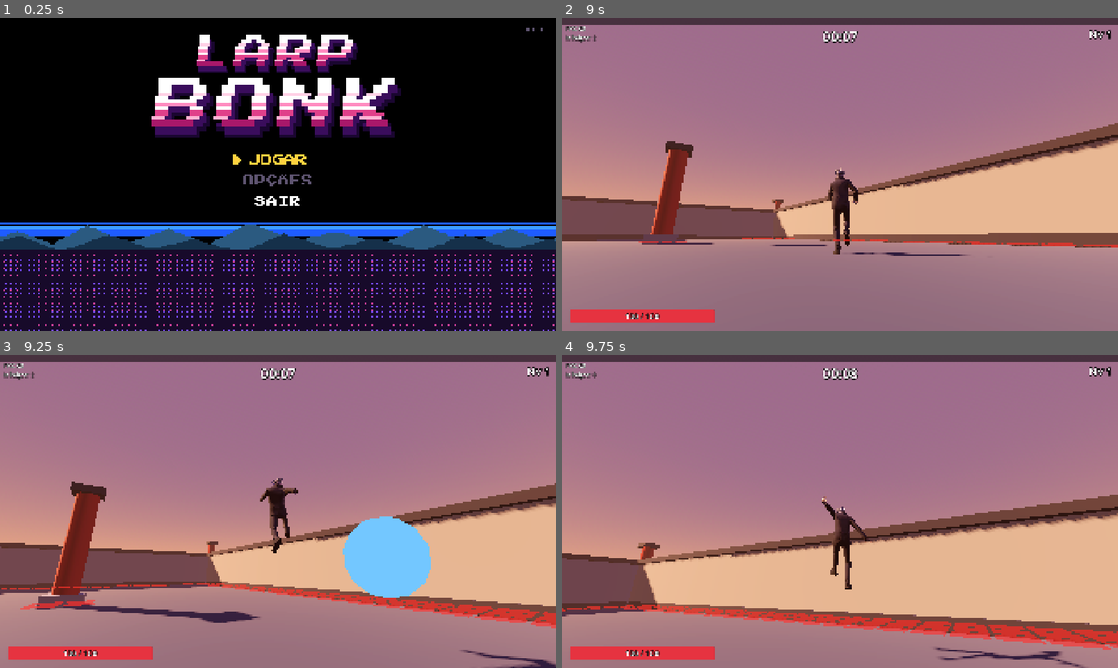
Above: before the commit, frames 1-4 (two rows, left to right).
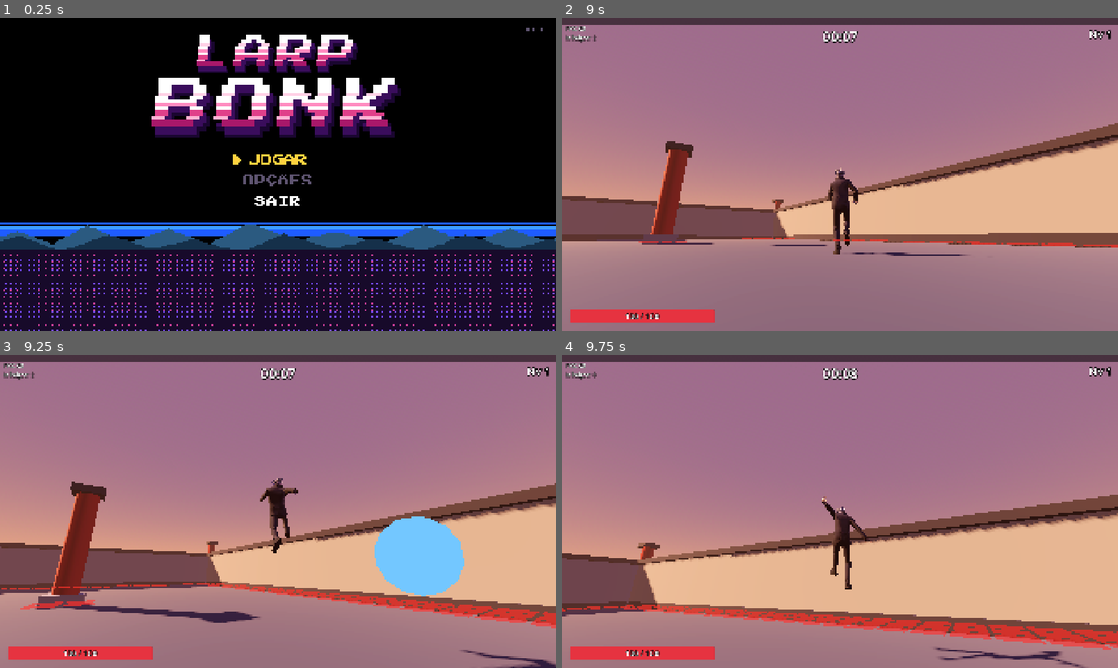
Above: after the commit, the same moments.

Repository: SamueLVitor1/larpbonk
Game: Godot game, scene res://ui/menus/main_menu/main_menu.tscn
Two runs of this game, one before a commit and one after it. Both use one fixed random seed, a clock stepped at 60 frames per second and the inputs below.
Inputs (mouse positions are in pixels of both pictures, inside the frame that each line leads up to):
- Up to frame 1 (0.25 s): no input
- Up to frame 2 (9 s): click "JOGAR" at 0.5 s; click "COMEÇAR" at 1.25 s; tap Enter at 2 s; move the mouse to (867, 174) at 2.02 s; hold R (lock_on) 2.03-2.78 s; hold W (move_forward) 2.03-7.28 s; tap Space (jump) at 2.27, 3.02, 4.52, 5.27, 6.02, 7.52, 8.27 s; move the mouse to (812, 174) at 2.77 s; tap K at 2.85, 5.1, 7.35 s; move the mouse to (851, 168) at 3.52 s; tap G at 3.6, 5.85, 8.1 s; move the mouse to (834, 180) at 4.27 s; tap R (lock_on) at 4.35, 8.85 s; move the mouse to (878, 177) at 5.02 s; move the mouse to (795, 171) at 5.77 s; move the mouse to (845, 174) at 6.52 s; hold R (lock_on) 6.53-7.28 s; move the mouse to (817, 168) at 7.27 s; hold D (move_right) 7.28-8.03 s; move the mouse to (867, 174) at 8.02 s; hold W (move_forward) from 8.03 s (still down); move the mouse to (812, 174) at 8.77 s
- Up to frame 3 (9.25 s): keep holding W (move_forward); tap Space (jump) at 9.02 s
- Up to frame 4 (9.75 s): keep holding W (move_forward); move the mouse to (851, 505) at 9.52 s; tap K at 9.6 s

Frames 1-2 are identical in both runs. In frame 3, 2.9% of the frame differs, in the area x 61-84%, y 51-78%; in frame 4, nothing differs.

Commit message:
feat: inimigos escorregam nos obstáculos em vez de atravessar
Co-Authored-By: Claude Opus 5.5 <noreply@anthropic.com>

Diff:
--- a/entities/enemies/base_enemy/base_enemy.gd
+++ b/entities/enemies/base_enemy/base_enemy.gd
@@ -11,6 +11,9 @@
 @export var hit_flash_duration: float = 0.08
 ## Altura do meio do corpo (em relação ao pé): para onde as balas e a mira travada apontam.
 @export var aim_height: float = 0.45
+## Raio do corpo no chão: olha esse tanto à frente para não enfiar o focinho no
+## muro (ObstacleGrid). Porco ~0,5; chefes maiores.
+@export var body_radius: float = 0.5
 
 ## Um material só, compartilhado por todos os inimigos: piscar é só ligar/desligar
 ## o overlay em cada malha, sem criar nada novo a cada acerto.
@@ -69,10 +72,35 @@
 	if to_target.length() <= stop_distance:
 		return
 	var direction := to_target.normalized()
-	var next := global_position + direction * _move_speed * delta
+	var step := _slide(direction * _move_speed * delta)
+	# Vira para o player mesmo parado num canto: fica "encarando" atrás do muro.
+	rotation.y = atan2(direction.x, direction.z)
+	if step == Vector3.ZERO:
+		return
+	var next := global_position + step
 	next.y = HeightTerrain.ground_height(next.x, next.z)
 	global_position = next
-	rotation.y = atan2(direction.x, direction.z)
+
+
+## Desvia de obstáculos sem física: tenta o passo direto; se bater, tenta só no
+## X ou só no Z (na velocidade cheia), o que faz o inimigo escorregar ao longo
+## do muro. Encurralado nos dois = fica parado neste frame em vez de atravessar.
+func _slide(step: Vector3) -> Vector3:
+	# Já está numa célula bloqueada (nasceu ou foi empurrado para dentro): deixa sair.
+	if ObstacleGrid.is_blocked(global_position.x, global_position.z):
+		return step
+	var length := step.length()
+	for candidate: Vector3 in [
+		step,
+		Vector3(signf(step.x) * length, 0.0, 0.0),
+		Vector3(0.0, 0.0, signf(step.z) * length),
+	]:
+		if candidate == Vector3.ZERO:
+			continue
+		var ahead := global_position + candidate + candidate.normalized() * body_radius
+		if not ObstacleGrid.is_blocked(ahead.x, ahead.z):
+			return candidate
+	return Vector3.ZERO
 
 
 ## Passa os números do .tres para os componentes. Os filhos rodam _ready()
--- a/entities/enemies/king_pig/king_pig.tscn
+++ b/entities/enemies/king_pig/king_pig.tscn
@@ -13,6 +13,7 @@
 [node name="KingPig" groups=["bosses"] instance=ExtResource("1_base")]
 stats = ExtResource("2_stats")
 aim_height = 1.75
+body_radius = 1.4
 
 [node name="KingPigModel" parent="Model" instance=ExtResource("3_model")]
 transform = Transform3D(2.3, 0, 0, 0, 2.3, 0, 0, 0, 2.3, 0, 0, 0)
Not shown, changed: CLAUDE.md
